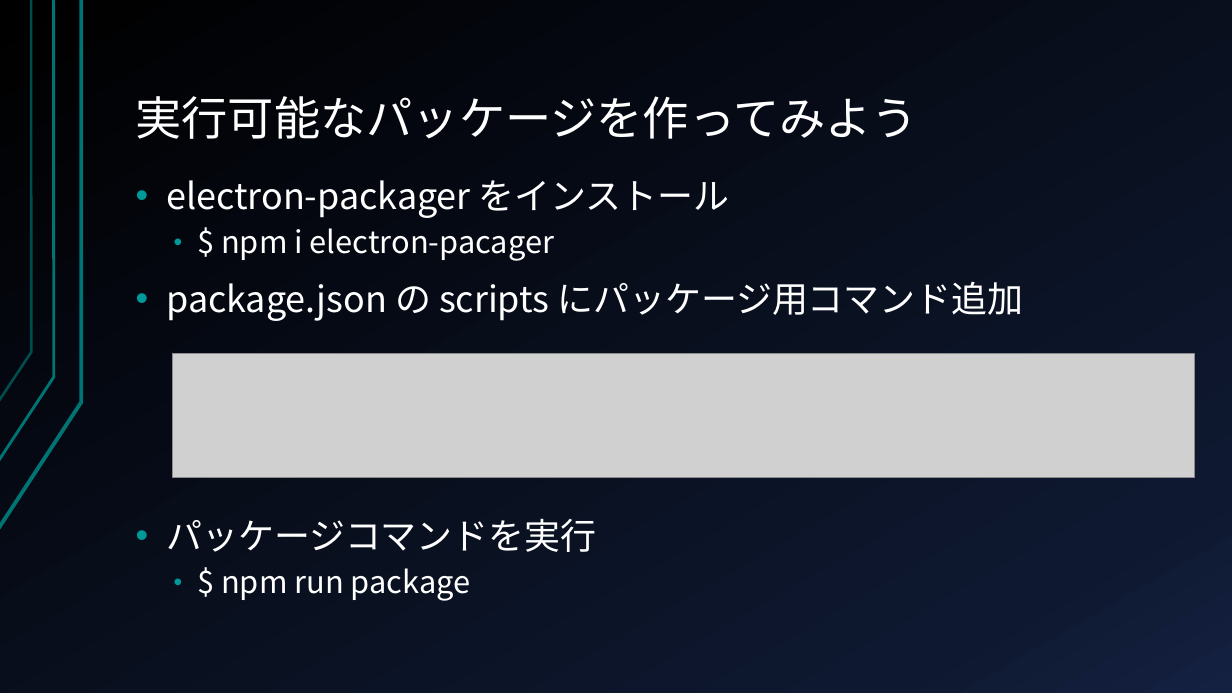
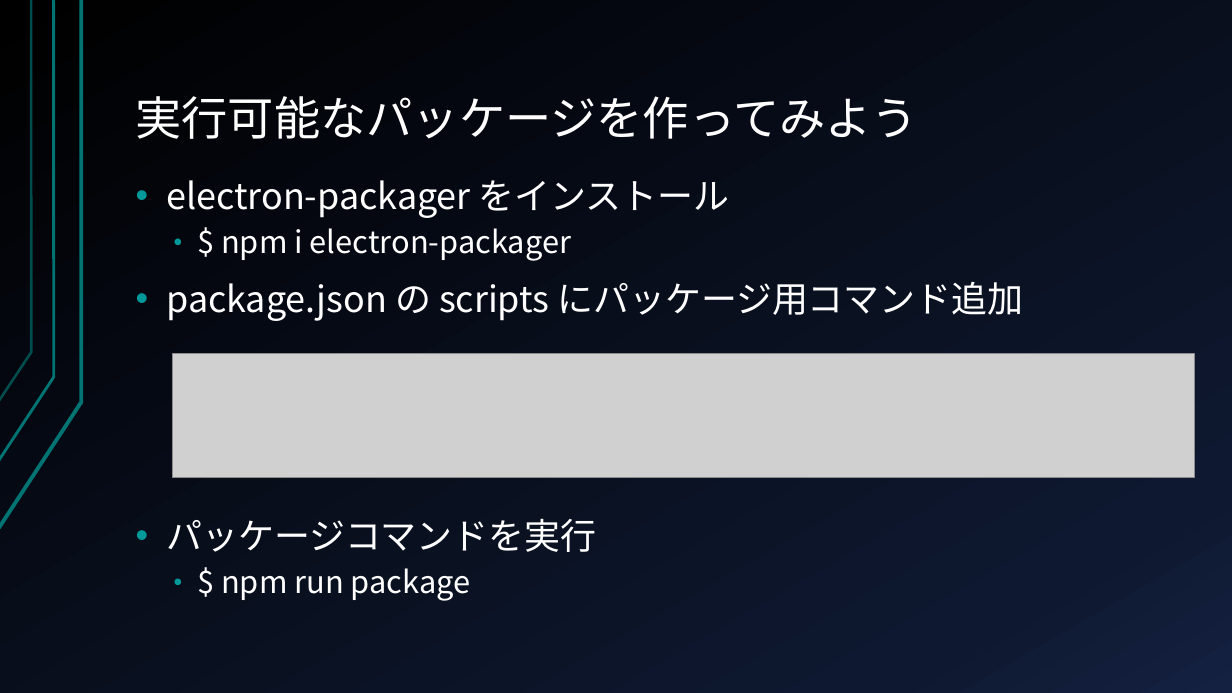
Before and after one commit to kondoumh/electron-study, a slide deck: slide 20 of slide/Electron_in-house_presentation.pptx. Drawn at 1232x693 pixels with LibreOffice and Linux fonts; fonts in the diff are those of the drawing; grey boxes stand for pictures. Boxes give left, top, right and bottom in pixels: in the first picture for what was removed or moved away, otherwise in the second. Text is boxed around its words. In the diff, an @@ line names an element or a change of style, - is before the commit and + after.

Commit message:
fix typo

```diff
--- a/slide/Electron_in-house_presentation.pptx
+++ b/slide/Electron_in-house_presentation.pptx
@@ text at bbox=[221, 228, 571, 261]: text changed @@
-  • $ npm i electron-pacager
+  • $ npm i electron-packager
```
